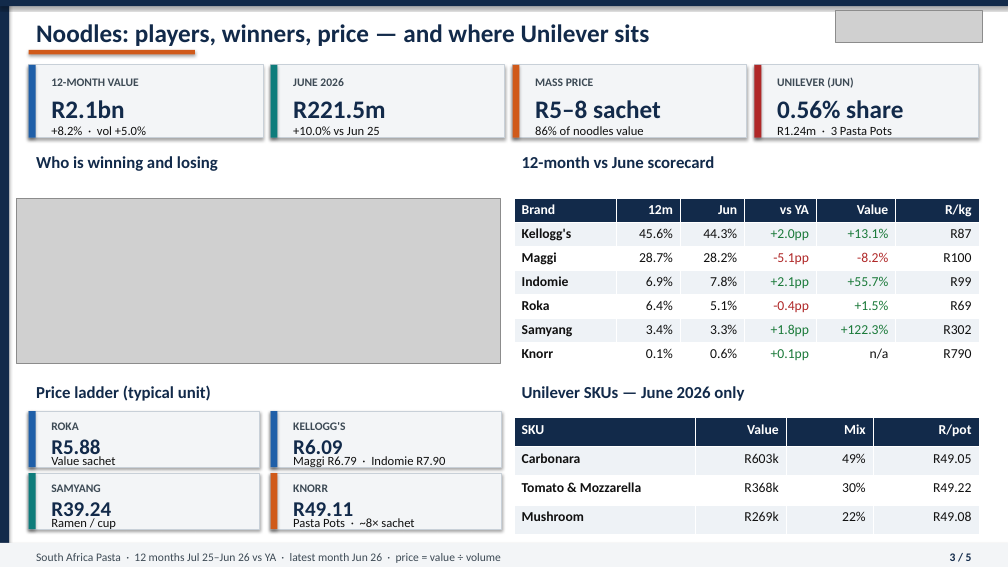
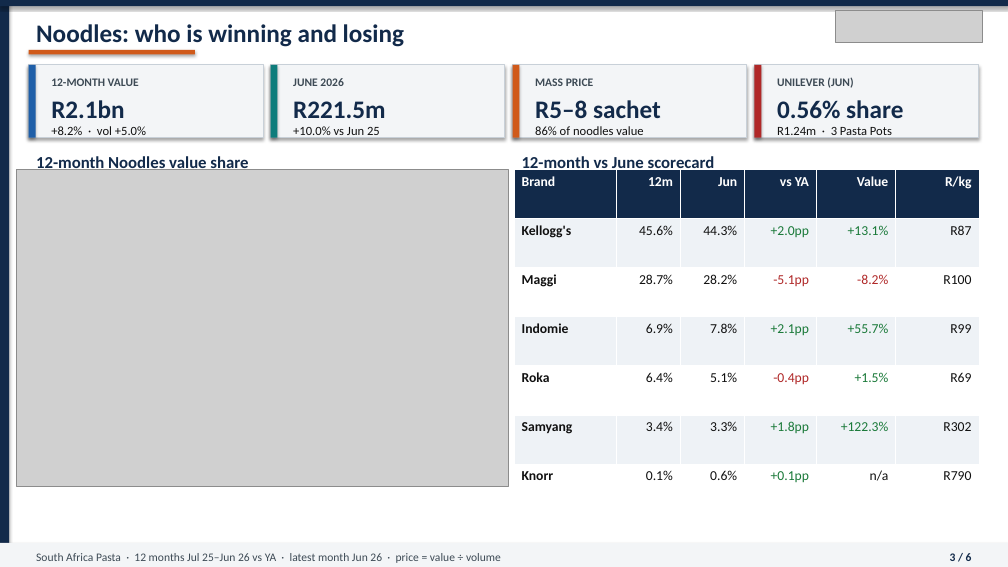
Before and after one commit to Joemusa/pasta, a slide deck: slide 3 of output/Unilever_Pasta_Noodles_Jun2026.pptx. Drawn at 1008x567 pixels with LibreOffice and Linux fonts; fonts in the diff are those of the drawing; grey boxes stand for pictures. Boxes give left, top, right and bottom in pixels: in the first picture for what was removed or moved away, otherwise in the second. Text is boxed around its words. In the diff, an @@ line names an element or a change of style, - is before the commit and + after.

```diff
--- a/output/Unilever_Pasta_Noodles_Jun2026.pptx
+++ b/output/Unilever_Pasta_Noodles_Jun2026.pptx
@@ text at [36,24,404,47]: text changed @@
-Noodles: players, winners, price — and where Unilever sits
+Noodles: who is winning and losing
@@ text "12-month vs June scorecard" rewrapped from [522,156,715,168] to [522,156,715,173] @@
@@ picture: place and size @@
-picture at [17,198,501,363]
+picture at [17,169,508,487]
@@ text at [36,155,248,170]: text changed @@
-Who is winning and losing
+12-month Noodles value share
@@ table: place and size @@
-table at [514,198,979,365]
+table at [514,169,979,513]
@@ text removed at [36,385,211,401] @@
-Price ladder (typical unit)
@@ text removed at [522,386,744,401] @@
-Unilever SKUs — June 2026 only
@@ rectangle removed at [29,411,259,467] @@
@@ rectangle removed at [29,411,36,467] @@
@@ rectangle removed at [271,411,501,467] @@
@@ rectangle removed at [271,411,278,467] @@
@@ table removed at [514,417,979,535], 4 rows, 4 columns @@
-SKU | Value | Mix | R/pot
-Carbonara | R603k | 49% | R49.05
-Tomato & Mozzarella | R368k | 30% | R49.22
-Mushroom | R269k | 22% | R49.08
@@ text removed at [51,422,79,430] @@
-ROKA
@@ text removed at [51,439,100,460] @@
-R5.88
@@ text removed at [293,422,345,430] @@
-KELLOGG'S
@@ text removed at [293,439,342,460] @@
-R6.09
@@ rectangle removed at [29,473,259,529] @@
@@ rectangle removed at [29,473,36,529] @@
@@ text removed at [51,456,115,468] @@
-Value sachet
@@ rectangle removed at [271,473,501,529] @@
@@ rectangle removed at [271,473,278,529] @@
@@ text removed at [293,456,445,468] @@
-Maggi R6.79 · Indomie R7.90
@@ text removed at [51,484,100,492] @@
-SAMYANG
@@ text removed at [51,502,111,522] @@
-R39.24
@@ text removed at [293,484,328,492] @@
-KNORR
@@ text removed at [293,502,353,522] @@
-R49.11
@@ text removed at [51,519,117,530] @@
-Ramen / cup
@@ text removed at [293,518,414,530] @@
-Pasta Pots · ~8× sachet
@@ text at [950,553,972,561]: text changed @@
-3 / 5
+3 / 6
```
Also in this commit, not shown: 2 other slides changed, 1 slide added, 5 other files.
